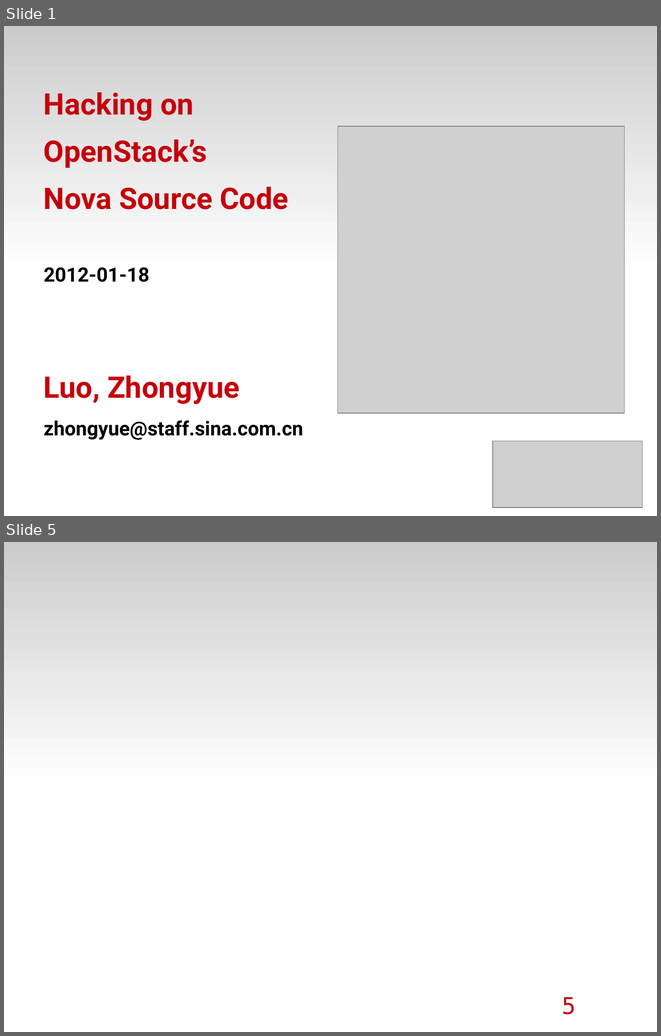
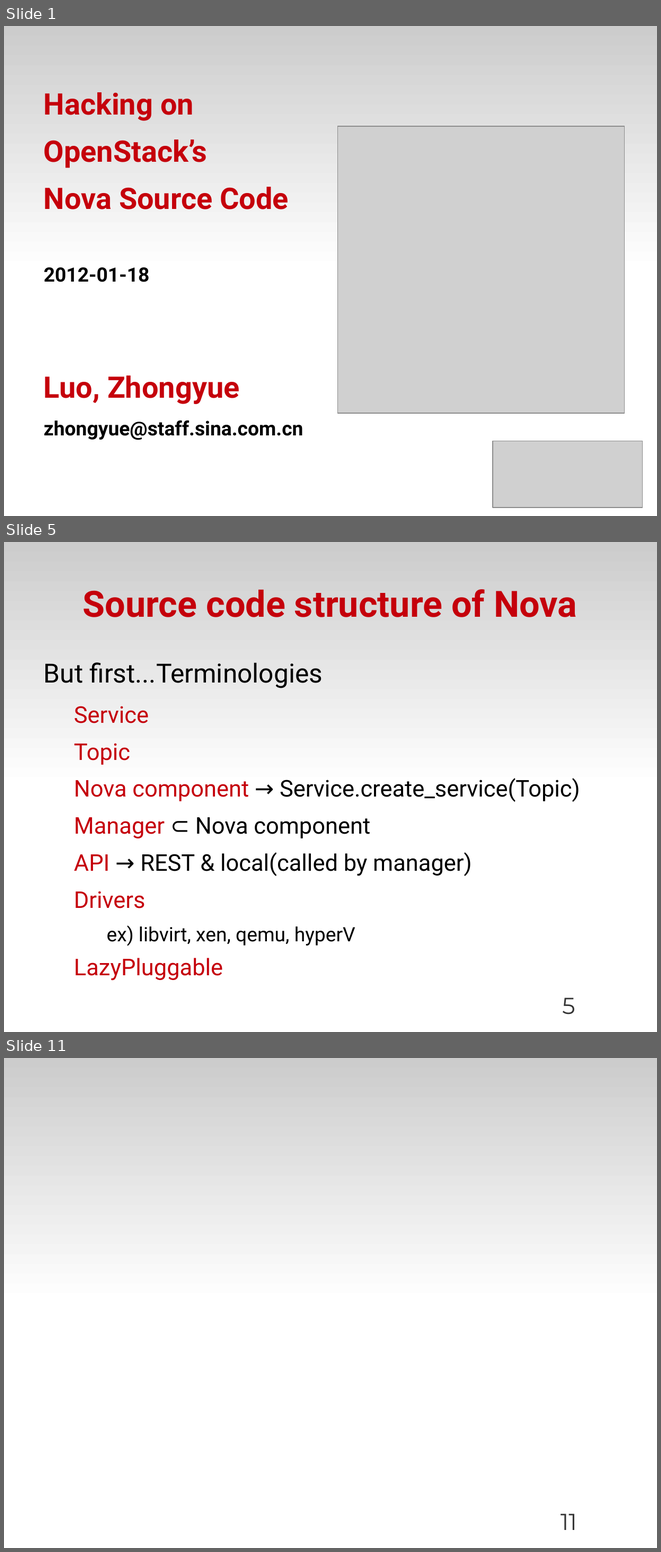
Before and after one commit to zyluo/talk-COSUG-2012, a slide deck: COSUG-2012.odp. Shown one above the other, each under a label of ours: slides 1 and 5 before the commit, slides 1, 5 and 11 after it; the slides between them are not shown. The pictures are 661x1036 and 661x1552 pixels, drawn with LibreOffice and Linux fonts; fonts in the diff are those of the drawing; grey boxes stand for pictures; background and template pictures are left out. Boxes give left, top, right and bottom in pixels: in the first picture for what was removed or moved away, otherwise in the second. Text is boxed around its words. In the diff, an @@ line names an element or a change of style, - is before the commit and + after.

Commit message:
add component structure

```diff
--- a/COSUG-2012.odp
+++ b/COSUG-2012.odp
@@ slide 5 added at [4,542,657,1032], background #FFFFFF; not listed: 1 template element that a slide beside it also shows @@
@@ title added at [83,589,577,617], 44 pt, text #C5000B, bold @@
+Source code structure of Nova
@@ text added at [44,662,580,980], 28 pt, text #000000 @@
+But first...Terminologies
+  Service
+  Topic
+  Nova component → Service.create_service(Topic)
+  Manager ⊂ Nova component
+  API → REST & local(called by manager)
+  Drivers
+    ex) libvirt, xen, qemu, hyperV
+  LazyPluggable
@@ page number added at [562,997,575,1014], 28 pt, text #333333 @@
+5
@@ what was slide 5 is now slide 11 @@
@@ page number at [560,1513,577,1530]: text changed; font DejaVu Sans Mono to Montserrat; text colour #C5000B to #333333 @@
-5
+11
```
Also in this commit, not shown: 2 slides changed, 8 other slides added, 6 slides removed.
